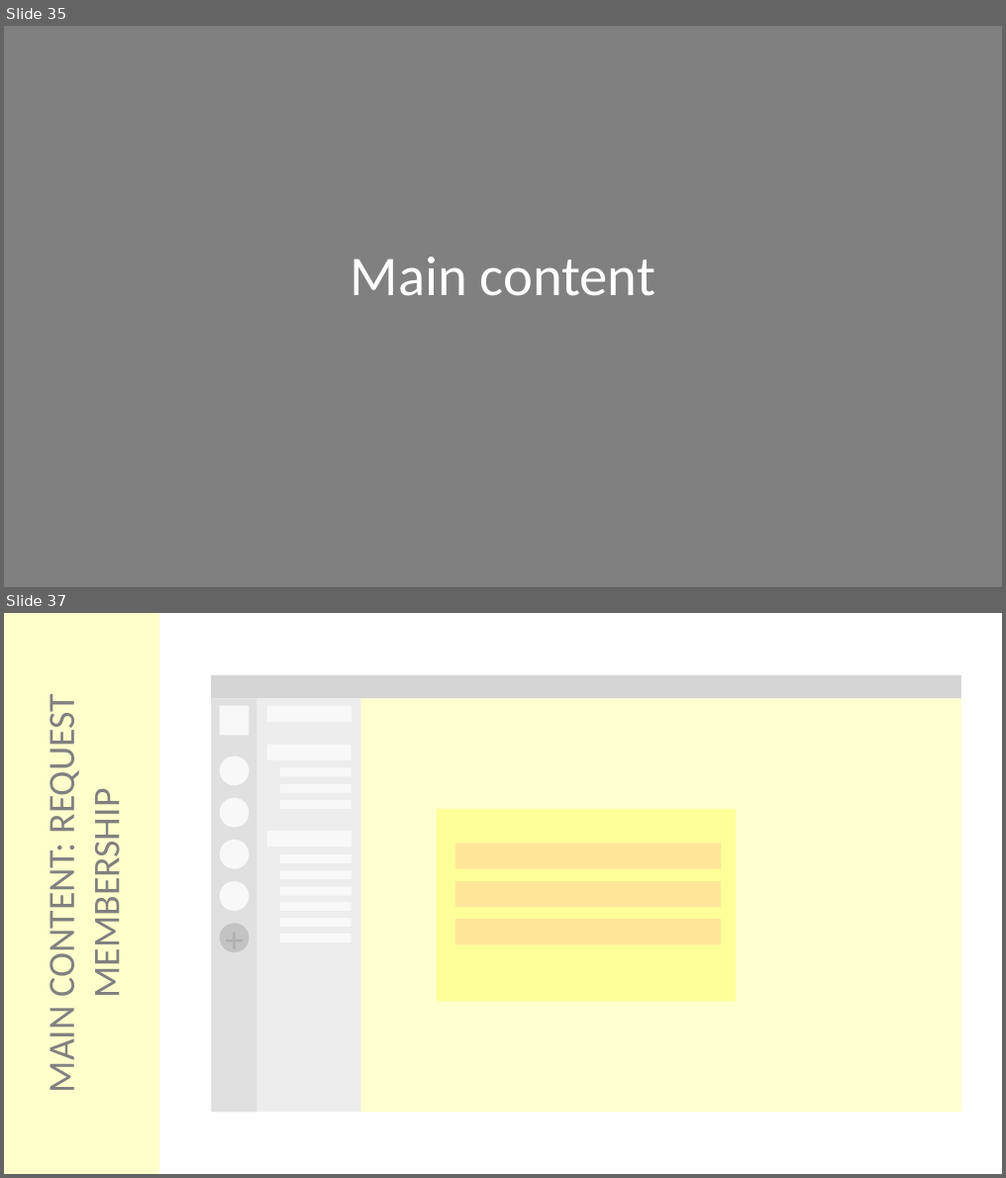
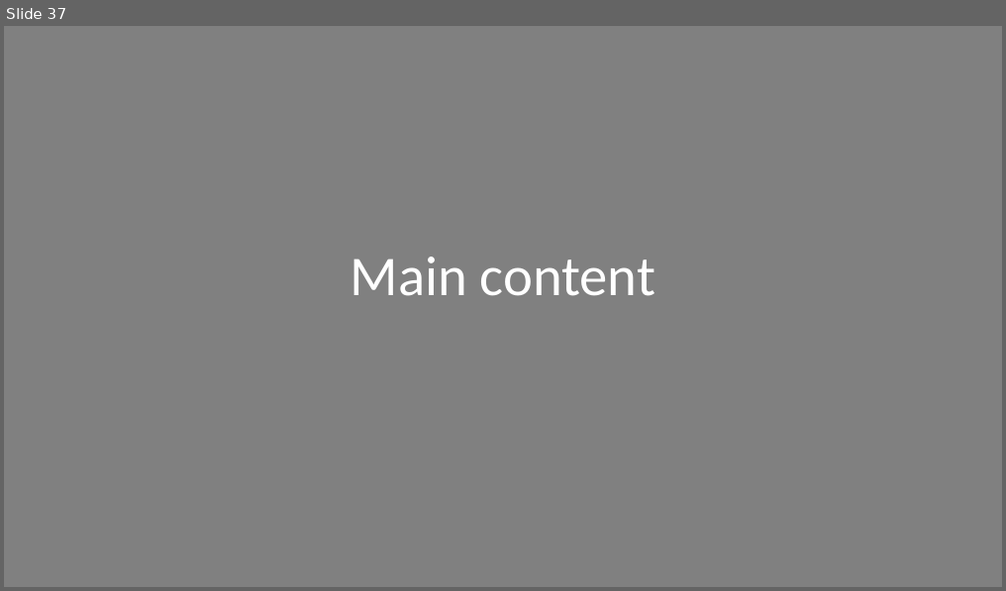
Before and after one commit to ash-uncover/juke-box, a slide deck: tribes-front/Concept.pptx. Shown one above the other, each under a label of ours: slides 35 and 37 before the commit, slide 37 after it; the slides between them are not shown. The pictures are 1006x1178 and 1006x591 pixels, drawn with LibreOffice and Linux fonts; fonts in the diff are those of the drawing. Boxes give left, top, right and bottom in pixels: in the first picture for what was removed or moved away, otherwise in the second. Text is boxed around its words. In the diff, an @@ line names an element or a change of style, - is before the commit and + after.

```diff
--- a/tribes-front/Concept.pptx
+++ b/tribes-front/Concept.pptx
@@ slide 37 removed at <box>4,613,1002,1174</box>, background #FFFFFF @@
@@ rectangle removed at <box>4,613,159,1174</box> @@
-MAIN CONTENT: REQUEST MEMBERSHIP
@@ rectangle removed at <box>211,675,960,1112</box> @@
@@ group removed at <box>211,675,960,1112</box>: 4 rectangles @@
@@ rectangle removed at <box>220,706,249,735</box> @@
@@ rectangle removed at <box>266,706,351,722</box> @@
@@ ellipse removed at <box>220,756,249,785</box> @@
@@ rectangle removed at <box>266,744,351,761</box> @@
@@ rectangle removed at <box>280,768,351,777</box> @@
@@ rectangle removed at <box>280,784,351,793</box> @@
@@ ellipse removed at <box>220,798,249,827</box> @@
@@ rectangle removed at <box>280,800,351,809</box> @@
@@ ellipse removed at <box>220,840,249,869</box> @@
@@ rectangle removed at <box>267,831,352,848</box> @@
@@ rectangle removed at <box>280,855,351,863</box> @@
@@ rectangle removed at <box>280,870,351,879</box> @@
@@ ellipse removed at <box>220,881,249,911</box> @@
@@ rectangle removed at <box>280,887,351,896</box> @@
@@ rectangle removed at <box>280,902,351,911</box> @@
@@ ellipse removed at <box>220,923,249,953</box> @@
-+
@@ rectangle removed at <box>280,918,351,927</box> @@
@@ rectangle removed at <box>280,934,351,943</box> @@
@@ group removed at <box>437,809,737,1001</box>: 4 rectangles @@
@@ what was slide 35 is now slide 37 @@
```
Also in this commit, not shown: 14 slides changed, 5 slides added, 1 other slide removed, 39 other files.
